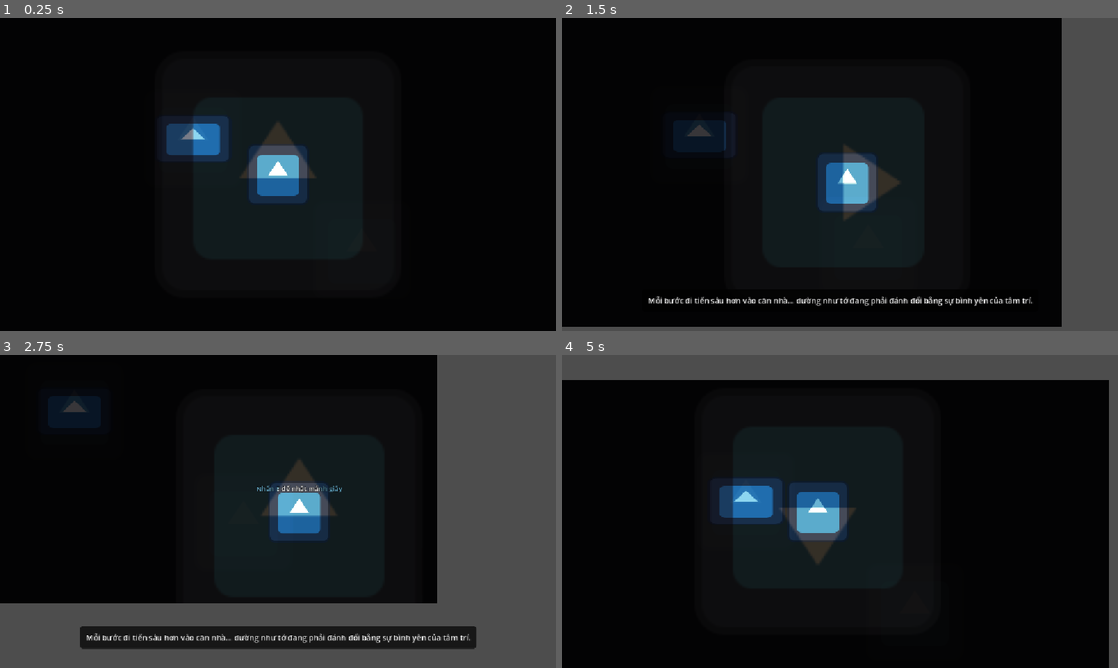
Above: before the commit, frames 1-4 (two rows, left to right).
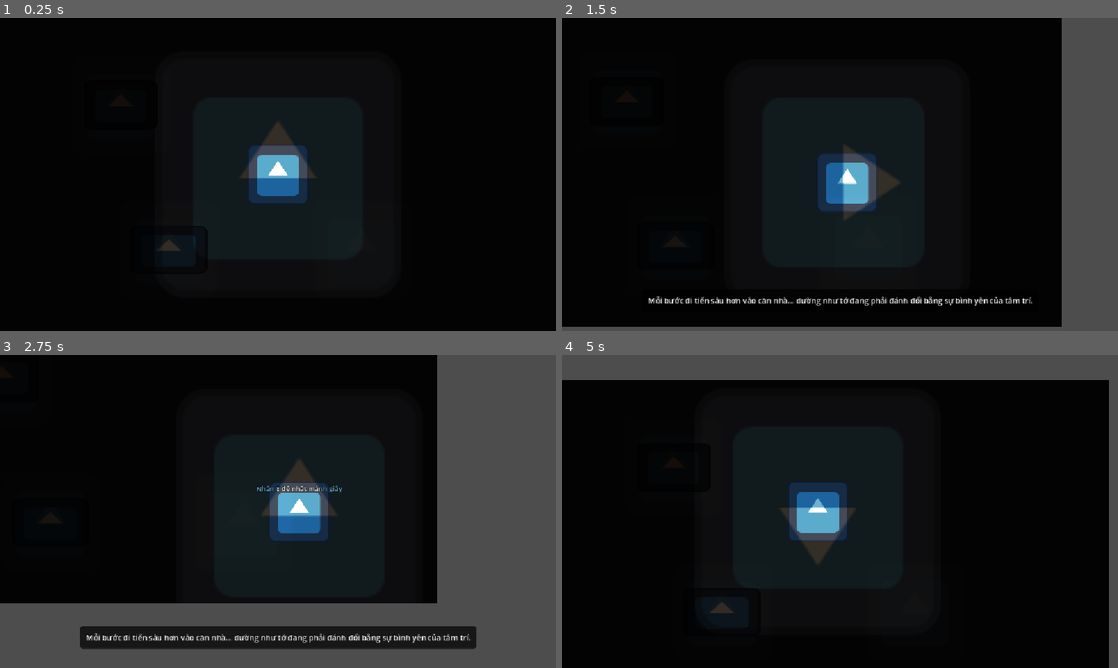
Above: after the commit, the same moments.

Repository: tranafbaskevin/Memory-Distortion
Game: Godot game, scene res://scenes/floor2/bedroom_main.tscn
The game is run twice, just before and just after one commit, with the same random seed, the same clock (stepped at 60 frames per second) and the same inputs. This scene is started directly instead of the project's main scene. The engine's default icon, where the game draws it, is replaced by a stand-in: a white triangle on a blue panel in a dark square.
Inputs:
- Up to frame 1 (0.25 s): no input
- Up to frame 2 (1.5 s): tap Enter at 0.5, 1.35 s; hold Right 0.53-1.28 s; tap E at 0.6 s; hold Down from 1.28 s (still down)
- Up to frame 3 (2.75 s): release Down at 2.03 s; hold Right from 2.03 s (still down); tap 1 at 2.1 s
- Up to frame 4 (5 s): release Right at 2.78 s; hold Up 2.78-3.53 s; tap 2 at 2.85 s; hold Left from 3.53 s (still down); tap E at 3.6 s; tap Enter at 4.35 s

The runs differ from the first frame. In frame 1, 1.8% of the frame differs, in the area x 28-42%, y 31-75%; in frame 2, 1.0%; in frame 3, 1.0%; in frame 4, 1.9%, in the area x 26-40%, y 39-83%.
Error in both runs: Trying to return a value of type "Nil" from a function whose return type is "float". (res://vignette.gd:74)

Commit message:
v2.9.0 - Phase 9: Reality Distortion System
- Added Room State Drift (dynamic prop offset & rotation)
- Implemented Perception Trap (peripheral shadow entity system)
- Added Memory Bleed (cross-room audio & visual hallucination)
- Introduced Micro Distortion Loop (room reset misalignment)
- Implemented Psychological Puzzle: Blind Spot Cabinet
- Integrated Fear Level scaling into all distortion systems

Design goal: Break player trust in perception through subtle, state-driven distortions (no jumpscare, no direct threat).

Diff:
--- /dev/null
+++ b/components/PerceptionTrap.tscn
@@ -0,0 +1,12 @@
+[gd_scene load_steps=3 format=3]
+
+[ext_resource type="Script" path="res://components/perception_trap.gd" id="1_gd"]
+[ext_resource type="Texture2D" path="res://icon.svg" id="2_svg"]
+
+[node name="PerceptionTrap" type="Node2D"]
+script = ExtResource("1_gd")
+
+[node name="Sprite2D" type="Sprite2D" parent="."]
+modulate = Color(0.05, 0.05, 0.08, 0)
+scale = Vector2(0.7, 1.1)
+texture = ExtResource("2_svg")
--- /dev/null
+++ b/components/blind_spot_cabinet.gd
@@ -0,0 +1,78 @@
+extends Interactable
+
+var _player_in_range: bool = false
+var _player: Node2D = null
+var _blind_spot_timer: float = 0.0
+var _solved: bool = false
+
+const REQUIRED_TIME: float = 2.5
+
+func _ready() -> void:
+	super._ready()
+	add_to_group("BlindSpotPuzzle")
+	body_entered.connect(_on_body_entered)
+	body_exited.connect(_on_body_exited)
+
+	_solved = Global.unlocked_rooms.get("blind_spot_solved", false)
+	if _solved:
+		dialogue_text = "Hộc tủ tự mở hé ra khi tớ quay lưng đi. Bên trong có mẩu giấy ghi: 'Sự thật không nằm ở nơi mày nhìn chằm chằm. Bố không khóa cửa... chính mày đã tự giam cầm bản thân'."
+		prompt_message = "Nhấn E để đọc mảnh giấy trong tủ"
+	else:
+		dialogue_text = "Chiếc tủ gỗ này bị khóa cứng. Tớ cảm thấy có bóng người đứng ngay sau lưng tớ khi đứng ở đây... Tớ không dám quay đầu lại nhìn."
+		prompt_message = "Nhấn E để kiểm tra tủ gỗ"
+
+func _process(delta: float) -> void:
+	if _solved or not _player_in_range or not is_instance_valid(_player):
+		return
+
+	# Hướng từ player đến tủ gỗ
+	var dir_to_cabinet = (global_position - _player.global_position).normalized()
+	var player_facing = _player.get("facing_direction")
+
+	if player_facing is Vector2:
+		var dot = player_facing.dot(dir_to_cabinet)
+
+		# Player đang quay lưng lại với tủ (dot < -0.3)
+		if dot < -0.3:
+			_blind_spot_timer += delta
+			if _blind_spot_timer >= REQUIRED_TIME:
+				_solve_puzzle()
+		else:
+			# Player quay đầu nhìn thẳng vào tủ -> reset đếm ngược
+			_blind_spot_timer = 0.0
+
+func _solve_puzzle() -> void:
+	_solved = true
+	Global.unlocked_rooms["blind_spot_solved"] = true
+	Global.truth_acceptance_level = clampi(Global.truth_acceptance_level + 1, 0, 5)
+	SaveSystem.save_game()
+
+	# Thay đổi lời nhắc và nội dung hội thoại
+	dialogue_text = "Hộc tủ tự mở hé ra khi tớ quay lưng đi. Bên trong có mẩu giấy ghi: 'Sự thật không nằm ở nơi mày nhìn chằm chằm. Bố không khóa cửa... chính mày đã tự giam cầm bản thân'."
+	prompt_message = "Nhấn E để đọc mảnh giấy trong tủ"
+
+	# Âm thanh mở hộc tủ và nháy đèn pin chập chờn báo hiệu
+	AudioManager.play_sfx_placeholder("cabinet_unlock_click")
+
+	# Nháy nhẹ đèn pin của player để khẳng định hành vi đúng
+	var flashlight = _player.find_child("Flashlight", true, false)
+	if flashlight:
+		var tween = create_tween()
+		tween.tween_property(flashlight, "energy", 0.0, 0.08)
+		tween.tween_property(flashlight, "energy", 1.5, 0.05)
+		tween.tween_property(flashlight, "energy", 1.2, 0.1)
+
+	Narrative.show_message("Một tiếng 'click' khe khẽ vang lên sau lưng. Hộc tủ gỗ tự động trượt ra...", 4.5)
+	print("[BlindSpotCabinet] Puzzle solved! Truth Acceptance Level increased.")
+
+func _on_body_entered(body: Node2D) -> void:
+	if body.is_in_group("Player"):
+		_player_in_range = true
+		_player = body
+		_blind_spot_timer = 0.0
+
+func _on_body_exited(body: Node2D) -> void:
+	if body.is_in_group("Player"):
+		_player_in_range = false
+		_player = null
+		_blind_spot_timer = 0.0
--- a/components/distorted_prop.gd
+++ b/components/distorted_prop.gd
@@ -1,6 +1,7 @@
 extends Sprite2D
 
 @export var prop_id: String = ""
+@export var can_vanish: bool = true # Cho phép ẩn đi ngẫu nhiên dựa trên fear level (các prop trang trí)
 
 var _base_scale: Vector2 = Vector2(1.0, 1.0)
 var _base_rotation: float = 0.0
@@ -9,6 +10,32 @@
 	_base_scale = scale
 	_base_rotation = rotation
 	add_to_group("DistortedProp")
+
+	# SYSTEM 1: Room State Drift (lệch nhẹ vị trí và góc xoay ban đầu khi load scene)
+	var fear = Global.fear_level
+	if fear > 0:
+		# Độ lệch vị trí tối đa 18px tương ứng với fear level 5
+		var drift_x = randf_range(-18.0, 18.0) * (float(fear) / 5.0)
+		var drift_y = randf_range(-18.0, 18.0) * (float(fear) / 5.0)
+		position += Vector2(drift_x, drift_y)
+
+		# Lệch nhẹ góc xoay ngẫu nhiên
+		_base_rotation += randf_range(-0.06, 0.06) * (float(fear) / 5.0)
+
+		# Tỷ lệ biến mất ngẫu nhiên của các prop trang trí (tối đa 30% ở Fear Level 5)
+		if can_vanish and randf() < 0.06 * fear:
+			hide()
+			print("[RoomStateDrift] Prop vanished: ", name)
+
+	# SYSTEM 4: Micro Distortion Loop (dịch chuyển cửa nhẹ khi người chơi bị loop)
+	var loops = Global.distortion_events_count
+	if loops > 0:
+		var parent = get_parent()
+		# Nếu là cửa, dịch chuyển ngang nhẹ (35px mỗi vòng lặp) tạo cảm giác sai vị trí
+		if parent and (parent.name.contains("Door") or parent.name.contains("Exit")):
+			parent.position.x += 35.0 * clampf(float(loops), 0.0, 3.0)
+			print("[MicroLoop] Shifted door: ", parent.name, " to X: ", parent.position.x)
+
 	_apply_distortion()
 
 	# Lắng nghe sự thay đổi của tier / fear_level
@@ -17,9 +44,8 @@
 
 func _process(_delta: float) -> void:
 	# Nếu Fear Level >= 2, prop co giãn nhẹ nhàng một cách kỳ lạ (như đang thở)
-	# Điều này tạo ra sự khó chịu thị giác khi người chơi quan sát kỹ
 	var fear = Global.fear_level
-	if fear >= 2:
+	if fear >= 2 and visible:
 		var time = Time.get_ticks_msec() / 1000.0
 		var wobble = sin(time * 1.5) * (float(fear) * 0.012)
 		scale.x = _base_scale.x * (1.0 - fear * 0.03 + wobble)
@@ -31,11 +57,11 @@
 func _apply_distortion() -> void:
 	var fear = Global.fear_level
 
-	# Góc xoay bị lệch nhẹ theo nỗi sợ (khiến đồ vật trông như bị đặt xéo)
+	# Góc xoay bị lệch nhẹ theo nỗi sợ
 	rotation = _base_rotation + (fear * 0.025)
 
-	# Hao mòn màu sắc (hao mòn ký ức): Đồ vật xỉn màu, chuyển sang ám tối/bẩn
+	# Hao mòn màu sắc
 	var color_darkness = clampf(1.0 - fear * 0.12, 0.45, 1.0)
 	modulate = Color(color_darkness, color_darkness * 0.92, color_darkness * 0.88, 1.0)
 
-	print("[DistortedProp] Prop: ", name, " | Fear: ", fear, " | Rot: ", rotation, " | Color darkness: ", color_darkness)
+	print("[DistortedProp] Prop: ", name, " | Fear: ", fear, " | Rot: ", rotation, " | Color: ", color_darkness)
--- /dev/null
+++ b/components/memory_bleed_photo.gd
@@ -0,0 +1,40 @@
+extends Interactable
+
+@onready var sprite = get_node_or_null("Sprite2D")
+
+func _ready() -> void:
+	super._ready()
+	add_to_group("MemoryBleed")
+	prompt_message = "Nhấn E để xem ảnh gia đình..."
+	_check_visibility()
+
+	# Đồng bộ visibility khi fear level thay đổi
+	if DistortionController.has_signal("tier_changed"):
+		DistortionController.tier_changed.connect(_on_tier_changed)
+
+func _on_tier_changed(_tier: int) -> void:
+	_check_visibility()
+
+func _check_visibility() -> void:
+	var active = Global.fear_level >= 3
+	visible = active
+	is_active = active
+
+	if active and sprite:
+		# Bức ảnh bị nhuốm màu đỏ máu kỳ quái khi xuất hiện sai bối cảnh
+		sprite.modulate = Color(0.7, 0.2, 0.2, 1.0)
+
+		# Nháy nhẹ đèn phòng vệ sinh khi ký ức bắt đầu rò rỉ sang
+		var light = get_node_or_null("../ToiletLight")
+		if light and light.has_method("flicker_burst"):
+			light.flicker_burst(0.8, 0.45)
+
+func _interact(player: Node2D) -> void:
+	# Lời thoại kỳ dị phản ánh sự mất ổn định của trí nhớ
+	Narrative.show_message("Bức ảnh gia đình năm tớ 10 tuổi... Tại sao nó lại nằm ở đây? Khuôn mặt của bố mẹ đã bị cào rách, trống rỗng...", 5.0)
+	AudioManager.play_sfx_placeholder("memory_bleed_whisper")
+
+	# Rung nhẹ camera
+	var camera = player.find_child("Camera2D", true, false)
+	if camera and camera.has_method("shake"):
+		camera.shake(1.5, 0.4, 20.0)
--- /dev/null
+++ b/components/perception_trap.gd
@@ -0,0 +1,67 @@
+class_name PerceptionTrap
+extends Node2D
+
+@export_enum("vanish_on_look", "peripheral_only") var trap_mode: String = "vanish_on_look"
+@export var min_fear_level: int = 2
+@export var detection_angle: float = 0.65
+@export var max_distance: float = 600.0
+@export var fade_speed: float = 5.0 # Tốc độ ẩn hiện bằng lerp
+
+var _player: Node2D = null
+var _sprite: Sprite2D = null
+var _target_alpha: float = 0.0
+
+func _ready() -> void:
+	add_to_group("PerceptionTrap")
+	_sprite = get_node_or_null("Sprite2D")
+	if _sprite:
+		_sprite.modulate.a = 0.0 # Bắt đầu ẩn hoàn toàn
+		# Thiết lập màu bóng mờ tối
+		_sprite.modulate.r = 0.05
+		_sprite.modulate.g = 0.05
+		_sprite.modulate.b = 0.08
+
+	_player = get_tree().get_first_node_in_group("Player")
+
+func _process(delta: float) -> void:
+	if not is_instance_valid(_player) or not _sprite:
+		return
+
+	# Chỉ hoạt động khi Fear Level đạt ngưỡng
+	if Global.fear_level < min_fear_level:
+		_target_alpha = 0.0
+		_sprite.modulate.a = move_toward(_sprite.modulate.a, _target_alpha, delta * fade_speed)
+		return
+
+	var dist = global_position.distance_to(_player.global_position)
+	if dist > max_distance:
+		_target_alpha = 0.0
+		_sprite.modulate.a = move_toward(_sprite.modulate.a, _target_alpha, delta * fade_speed)
+		return
+
+	# Hướng từ player đến bẫy nhận thức
+	var dir_to_trap = (global_position - _player.global_position).normalized()
+	var player_facing = _player.get("facing_direction")
+
+	if player_facing is Vector2:
+		var dot = player_facing.dot(dir_to_trap)
+
+		match trap_mode:
+			"vanish_on_look":
+				# Ẩn đi khi player nhìn trực diện (dot > threshold) hoặc lại quá gần (< 130px)
+				if dot > detection_angle or dist < 130.0:
+					_target_alpha = 0.0
+				else:
+					# Hiện ra mờ mờ ở khoảng cách xa khi không bị nhìn trực diện
+					_target_alpha = 0.55
+
+			"peripheral_only":
+				# Chỉ hiện ra khi nằm trong tầm nhìn ngoại vi (nhìn xéo xéo, dot từ 0.1 đến 0.55)
+				# Ẩn đi lập tức nếu nhìn thẳng vào (dot > 0.6) hoặc quay mặt hẳn đi (dot <= 0.0) hoặc lại quá gần
+				if dot >= 0.1 and dot <= 0.55 and dist > 130.0:
+					_target_alpha = 0.5
+				else:
+					_target_alpha = 0.0
+
+	# Áp dụng hiệu ứng fade lerp mượt mà
+	_sprite.modulate.a = move_toward(_sprite.modulate.a, _target_alpha, delta * fade_speed)
--- a/scenes/floor1/hallway_f1.tscn
+++ b/scenes/floor1/hallway_f1.tscn
@@ -10,6 +10,8 @@
 [ext_resource type="PackedScene" path="res://components/MemoryTrigger.tscn" id="8_trigger"]
 [ext_resource type="PackedScene" path="res://components/ShadowEntity.tscn" id="9_shadow_entity"]
 [ext_resource type="Script" path="res://components/light_flicker.gd" id="10_flicker"]
+[ext_resource type="PackedScene" path="res://components/PerceptionTrap.tscn" id="11_perception_trap"]
+
 
 
 
@@ -170,3 +172,7 @@
 
 [node name="AmbientModulate" type="CanvasModulate" parent="."]
 color = Color(0.08, 0.08, 0.11, 1)
+
+[node name="PerceptionTrap" parent="." instance=ExtResource("11_perception_trap")]
+position = Vector2(900, 150)
+trap_mode = "peripheral_only"
--- /dev/null
+++ b/scenes/floor1/toilet_f1.gd
@@ -0,0 +1,13 @@
+extends Node2D
+
+func _ready() -> void:
+	# Đăng ký phát nhạc nền cho toilet
+	AudioManager.play_ambient_for_scene(scene_file_path)
+
+	# SYSTEM 3: Memory Bleed (Ký ức phòng ngủ F2 rò rỉ âm thanh xuống Toilet F1)
+	if Global.fear_level >= 3:
+		await get_tree().create_timer(1.8).timeout
+		if is_inside_tree():
+			print("[MemoryBleed] Play bedroom echo whisper in toilet due to high fear level")
+			# Phát tiếng thì thầm phòng ngủ lạc lõng trong phòng toilet F1
+			AudioManager.play_sfx_placeholder("memory_bleed_bedroom_whisper")
--- a/scenes/floor1/toilet_f1.tscn
+++ b/scenes/floor1/toilet_f1.tscn
@@ -6,11 +6,18 @@
 [ext_resource type="Texture2D" path="res://icon.svg" id="4_icon"]
 [ext_resource type="Script" path="res://components/distorted_prop.gd" id="5_prop"]
 [ext_resource type="Script" path="res://components/light_flicker.gd" id="6_flicker"]
+[ext_resource type="PackedScene" path="res://components/PerceptionTrap.tscn" id="7_trap"]
+[ext_resource type="Script" path="res://components/memory_bleed_photo.gd" id="8_bleed"]
+[ext_resource type="Script" path="res://scenes/floor1/toilet_f1.gd" id="9_script"]
 
 [sub_resource type="CircleShape2D" id="CircleShape2D_mirror"]
 radius = 60.0
 
+[sub_resource type="CircleShape2D" id="CircleShape2D_bleed"]
+radius = 45.0
+
 [node name="ToiletF1" instance=ExtResource("1_template")]
+script = ExtResource("9_script")
 
 [node name="DoorToHallway" parent="."]
 target_scene = "res://scenes/floor1/hallway_f1.tscn"
@@ -45,3 +52,17 @@
 base_energy = 0.6
 flicker_intensity = 0.12
 color = Color(0.85, 0.9, 0.95, 1)
+
+[node name="PerceptionTrap" parent="." index="7" instance=ExtResource("7_trap")]
+position = Vector2(250, 450)
+
+[node name="MemoryBleedPhoto" type="Area2D" parent="." index="8"]
+position = Vector2(850, 150)
+script = ExtResource("8_bleed")
+
+[node name="Sprite2D" type="Sprite2D" parent="MemoryBleedPhoto"]
+scale = Vector2(0.3, 0.3)
+texture = ExtResource("4_icon")
+
+[node name="CollisionShape2D" type="CollisionShape2D" parent="MemoryBleedPhoto"]
+shape = SubResource("CircleShape2D_bleed")
--- a/scenes/floor2/bedroom_main.tscn
+++ b/scenes/floor2/bedroom_main.tscn
@@ -6,7 +6,7 @@
 [ext_resource type="Texture2D" path="res://icon.svg" id="4_icon"]
 [ext_resource type="PackedScene" path="res://components/MemoryTrigger.tscn" id="5_trigger"]
 [ext_resource type="PackedScene" path="res://components/ShadowEntity.tscn" id="6_shadow"]
-
+[ext_resource type="Script" path="res://components/blind_spot_cabinet.gd" id="7_cabinet"]
 
 [sub_resource type="RectangleShape2D" id="RectangleShape2D_desk"]
 size = Vector2(80, 50)
@@ -17,6 +17,9 @@
 [sub_resource type="CircleShape2D" id="CircleShape2D_note"]
 radius = 45.0
 
+[sub_resource type="CircleShape2D" id="CircleShape2D_cabinet"]
+radius = 65.0
+
 [node name="BedroomMain" instance=ExtResource("1_template")]
 script = ExtResource("2_gd")
 
@@ -25,17 +28,18 @@
 target_spawn_name = "SpawnFromBedroomMain"
 
 [node name="Desk" type="StaticBody2D" parent="." index="4"]
-position = Vector2(400, 250)
+position = Vector2(350, 480)
 
 [node name="Sprite2D" type="Sprite2D" parent="Desk"]
-scale = Vector2(1.25, 0.78125)
+scale = Vector2(1.25, 0.78)
 texture = ExtResource("4_icon")
+modulate = Color(0.42, 0.35, 0.28, 1)
 
 [node name="CollisionShape2D" type="CollisionShape2D" parent="Desk"]
 shape = SubResource("RectangleShape2D_desk")
 
 [node name="Diary" type="Area2D" parent="." index="5"]
-position = Vector2(400, 250)
+position = Vector2(350, 480)
 script = ExtResource("3_interactable")
 prompt_message = "Nhấn E để đọc nhật ký"
 
@@ -69,3 +73,15 @@
 
 [node name="ShadowEntity" parent="." instance=ExtResource("6_shadow")]
 position = Vector2(950, 150)
+
+[node name="BlindSpotCabinet" type="Area2D" parent="." index="9"]
+position = Vector2(250, 180)
+script = ExtResource("7_cabinet")
+
+[node name="Sprite2D" type="Sprite2D" parent="BlindSpotCabinet"]
+scale = Vector2(1.2, 0.8)
+texture = ExtResource("4_icon")
+modulate = Color(0.36, 0.25, 0.16, 1)
+
+[node name="CollisionShape2D" type="CollisionShape2D" parent="BlindSpotCabinet"]
+shape = SubResource("CircleShape2D_cabinet")
Not shown, added: components/blind_spot_cabinet.gd.uid
Not shown, added: components/memory_bleed_photo.gd.uid
Not shown, added: components/perception_trap.gd.uid
Not shown: 1 places in scenes/floor1/hallway_f1.tscn that only renumber resources
Not shown, added: scenes/floor1/toilet_f1.gd.uid
Not shown: 1 places in scenes/floor1/toilet_f1.tscn that only renumber resources
Not shown: 1 places in scenes/floor2/bedroom_main.tscn that only renumber resources
